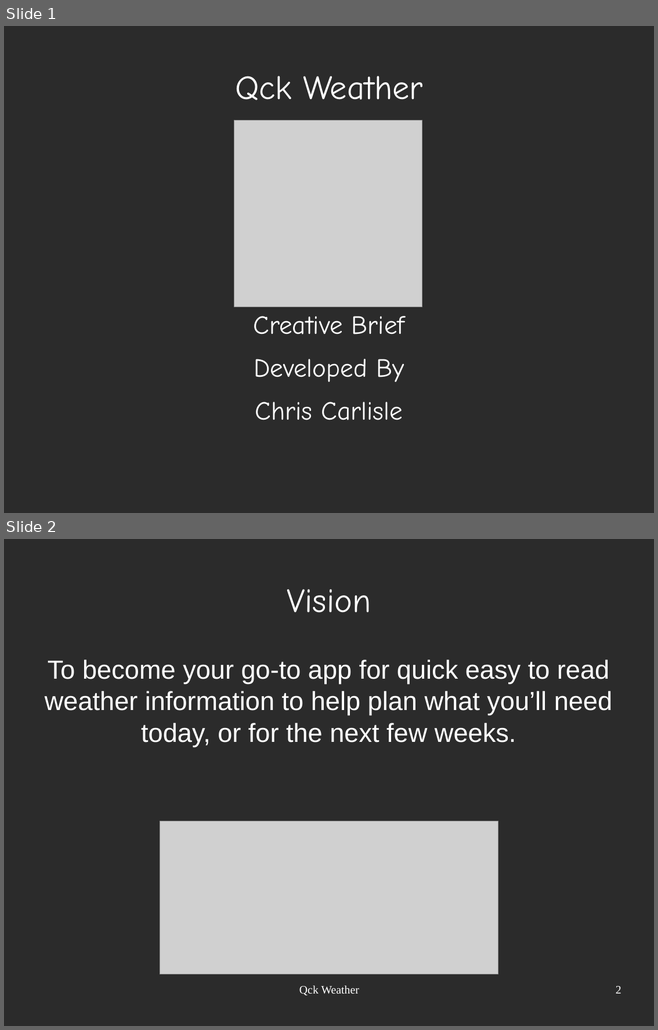
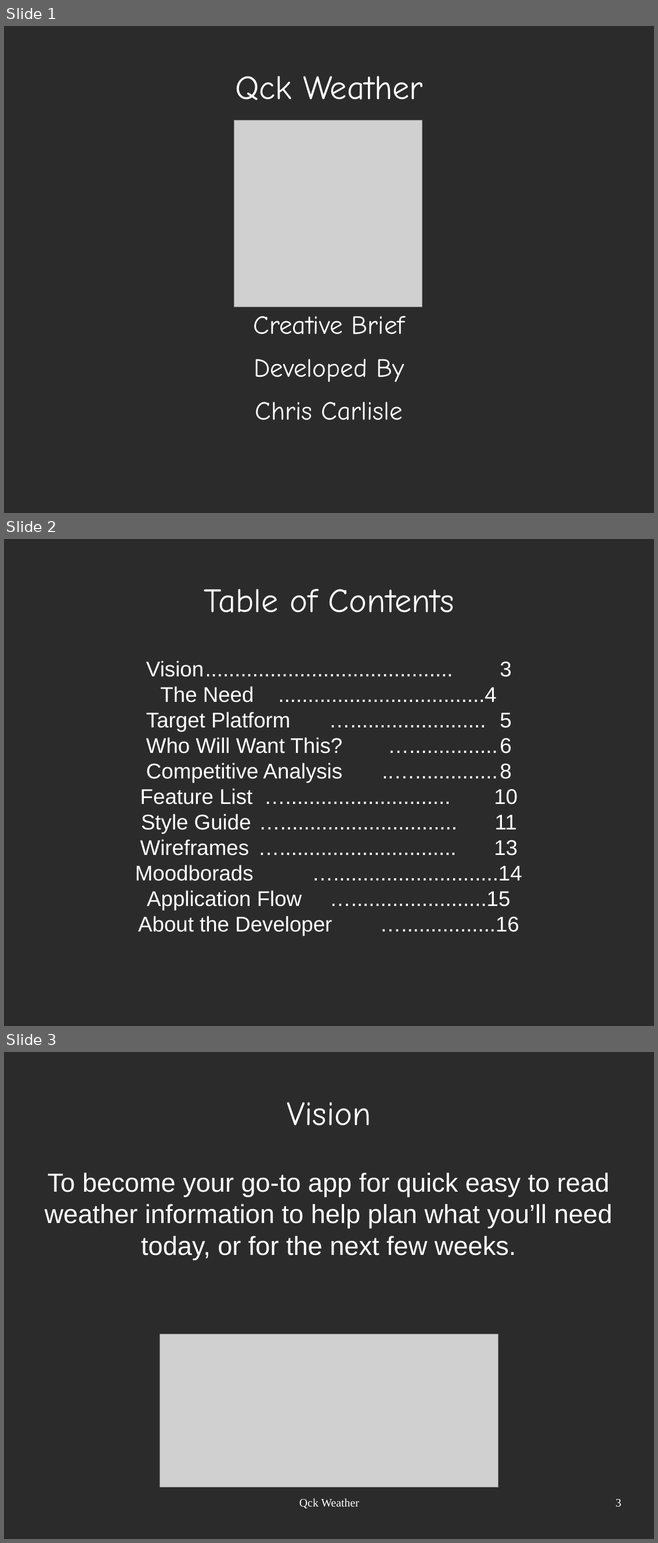
Before and after one commit to carlisle316/QCKWeather, a slide deck: Creative Brief.odp. Shown one above the other, each under a label of ours: slides 1 and 2 before the commit, slides 1, 2 and 3 after it. The pictures are 658x1030 and 658x1543 pixels, drawn with LibreOffice and Linux fonts; fonts in the diff are those of the drawing; grey boxes stand for pictures; background and template pictures are left out; a plain dark background stands for a picture behind light text. Boxes give left, top, right and bottom in pixels: in the first picture for what was removed or moved away, otherwise in the second. Text is boxed around its words. In the diff, an @@ line names an element or a change of style, - is before the commit and + after.

```diff
--- a/Creative Brief.odp
+++ b/Creative Brief.odp
@@ slide 2 added at <box>4,539,654,1026</box>, background picture (left out) @@
@@ title added at <box>204,589,454,613</box>, 41.4 pt, text #FFFFFF @@
+Table of Contents
@@ subtitle added at <box>135,661,522,936</box>, 26 pt, text #FFFFFF @@
+Vision .......................................... 3
+The Need ...................................4
+Target Platform …....................... 5
+Who Will Want This? …............... 6
+Competitive Analysis ..….............. 8
+Feature List …............................ 10
+Style Guide ….............................. 11
+Wireframes ….............................. 13
+Moodborads …............................14
+Application Flow ….......................15
+About the Developer …................16
@@ what was slide 2 is now slide 3 @@
@@ page number at <box>615,1499,621,1507</box>: text changed @@
-2
+3
```
Also in this commit, not shown: 1 slide changed, 1 other slide added.
